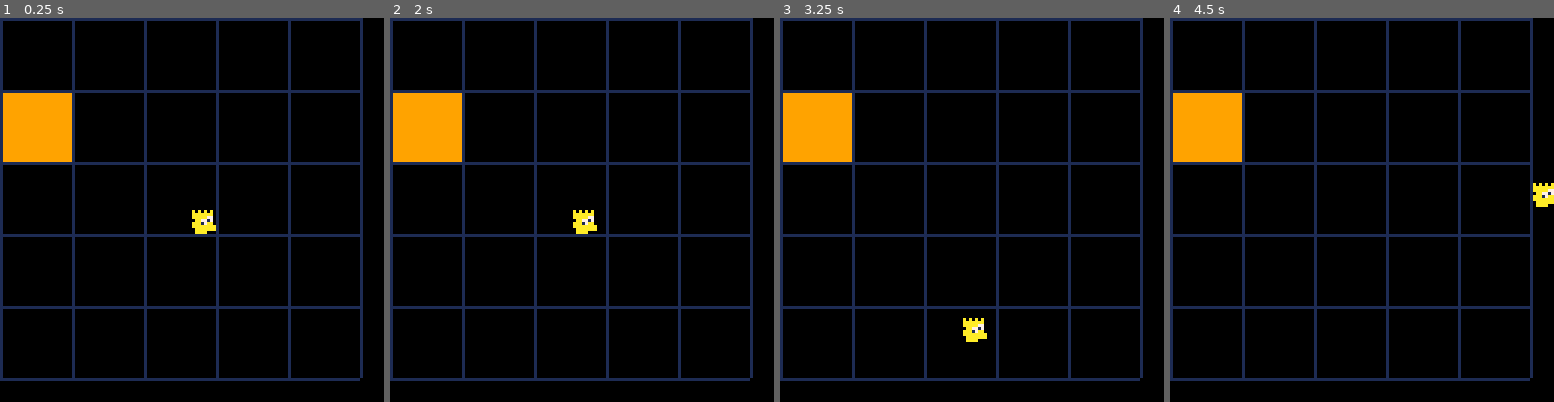
Above: before the commit, frames 1-4 (left to right).
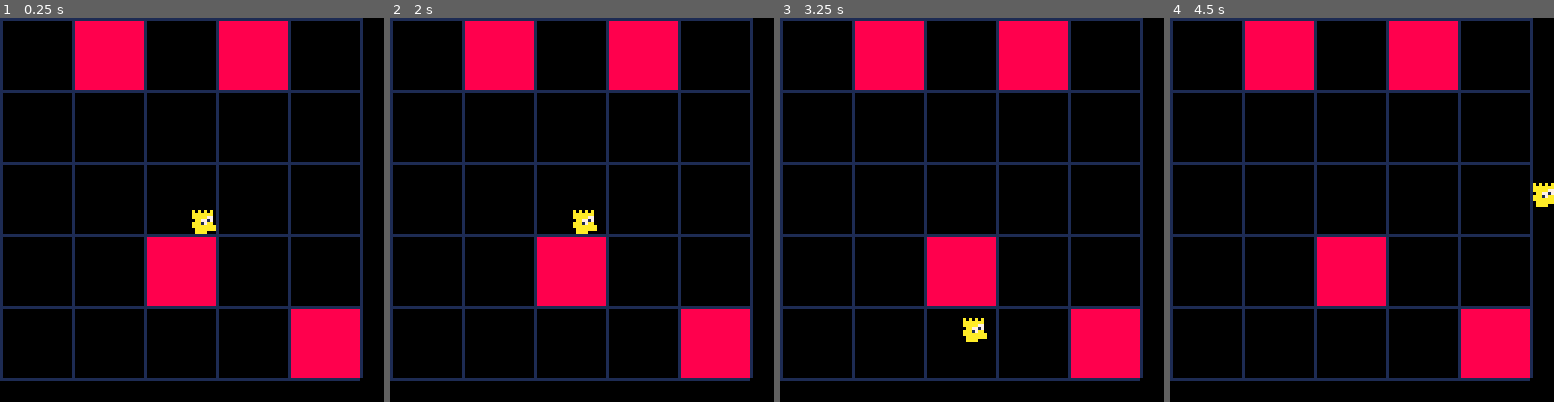
Above: after the commit, the same moments.

Repository: twright1999/gmtk_2026
Game: PICO-8 cartridge main.p8
The game is run twice, just before and just after one commit, with the same random seed, the same clock (stepped at 60 frames per second) and the same inputs.
Inputs:
- Up to frame 1 (0.25 s): no input
- Up to frame 2 (2 s): hold Left from 1.97 s (still down)
- Up to frame 3 (3.25 s): release Left at 2.37 s; hold Down 2.42-2.82 s; hold Right from 2.87 s (still down)
- Up to frame 4 (4.5 s): release Right at 3.53 s; hold Up 3.58-4.08 s; hold Right from 4.13 s (still down)

The runs differ from the first frame. In frame 1, 16% of the frame differs, in the area x 0-94%, y 0-94%; in frame 2, 16%; in frame 3, 16%; in frame 4, 16%.

Commit message:
add draw cells function

Diff:
--- a/main.p8
+++ b/main.p8
@@ -17,12 +17,17 @@
     cls()
 
     -- draw current map
-    draw_cell(5, 9)
+    draw_cells({1, 3, 17, 24}, 8)
     map()
 
     -- draw sprites
     spr(1, pos_x, pos_y)
+end
 
+function draw_cells(cell_array, colour)
+    for cell in all(cell_array) do
+        draw_cell(cell, colour)
+    end
 end
 
 function draw_cell(cell_num, colour)
